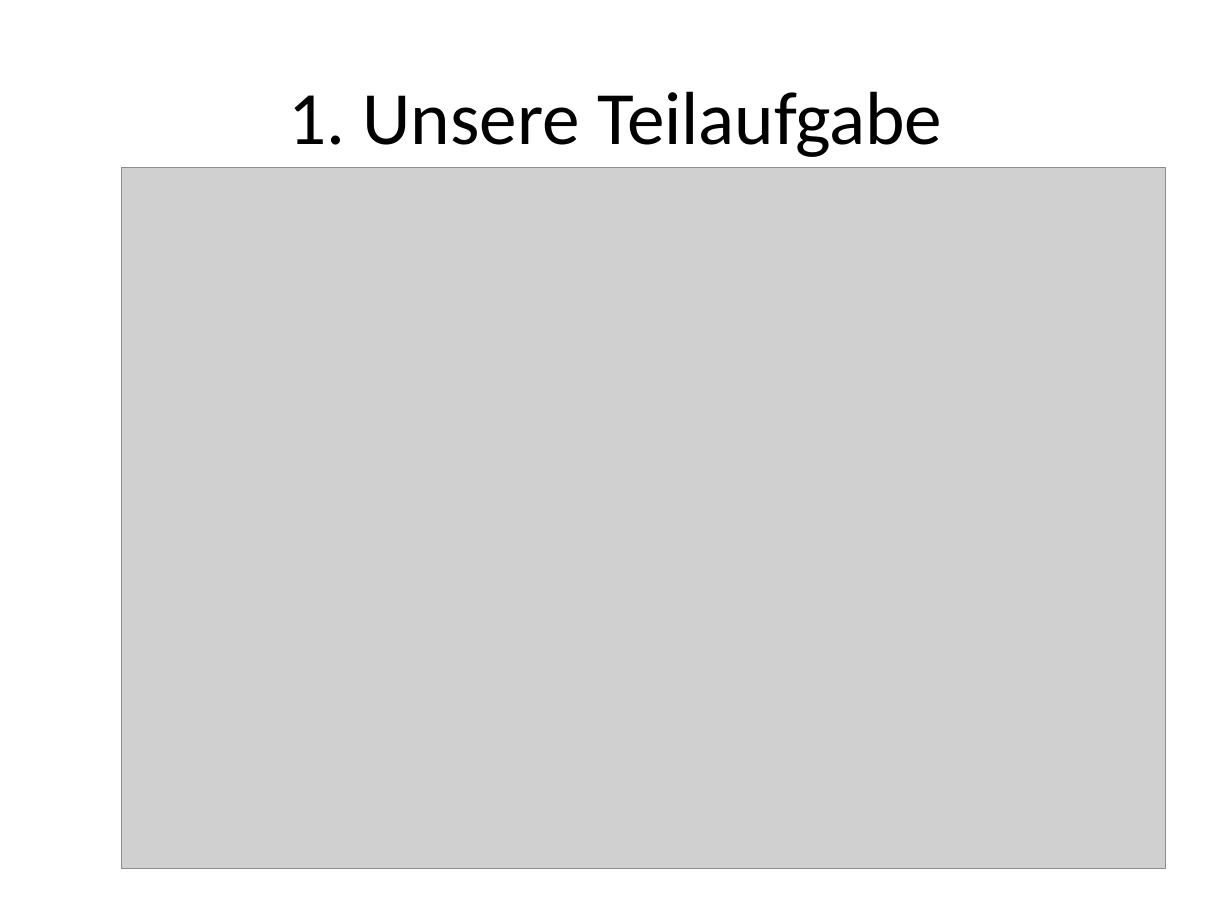
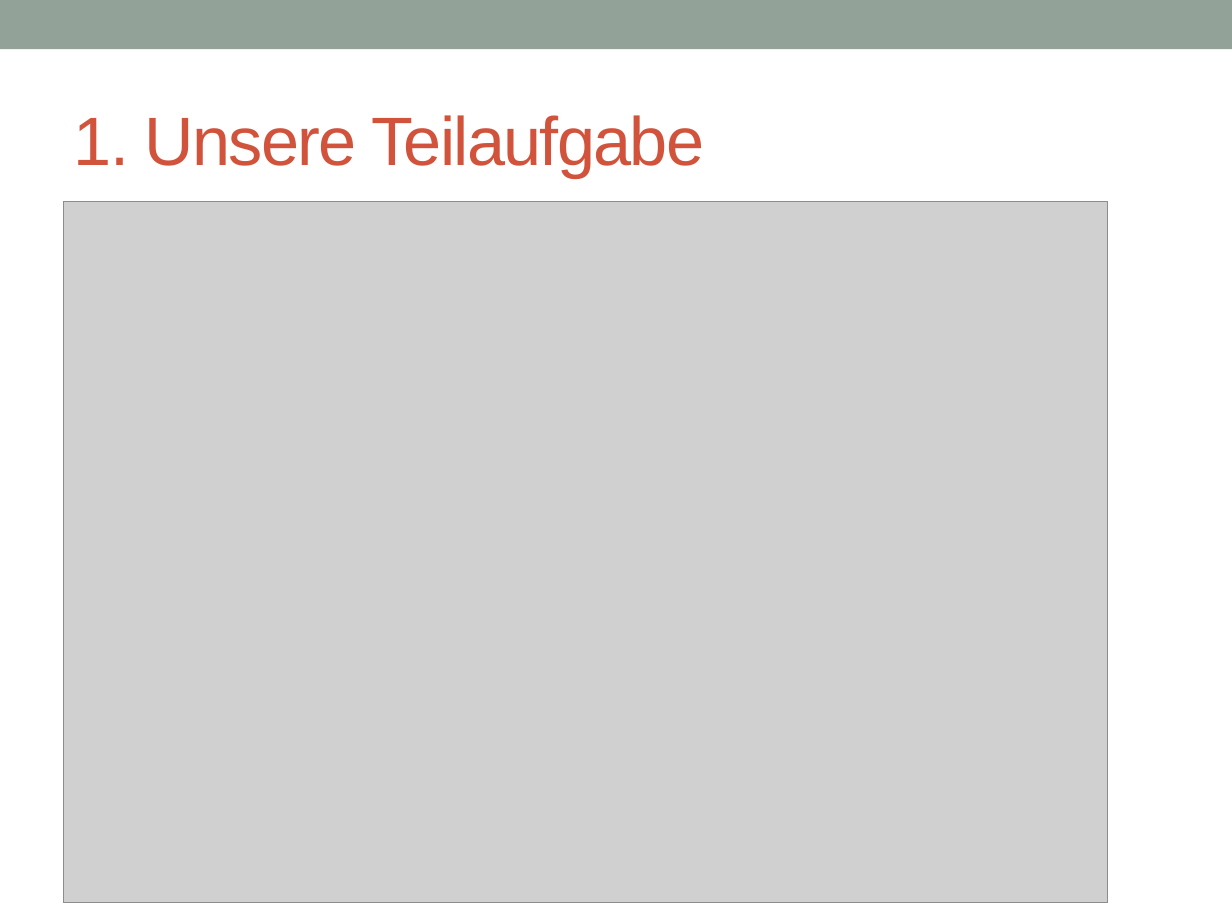
Before and after one commit to SWE-Projekt14/software-engineering, a slide deck: slide 4 of Präsentation/Softwareingeneering Präse V1.5.pptx. Drawn at 1232x924 pixels with LibreOffice and Linux fonts; fonts in the diff are those of the drawing; grey boxes stand for pictures. Boxes give left, top, right and bottom in pixels: in the first picture for what was removed or moved away, otherwise in the second. Text is boxed around its words. In the diff, an @@ line names an element or a change of style, - is before the commit and + after.

```diff
--- a/Präsentation/Softwareingeneering Präse V1.5.pptx
+++ b/Präsentation/Softwareingeneering Präse V1.5.pptx
@@ rectangle added at (x1=0, y1=0, x2=1232, y2=49), fill #93A299 @@
@@ title "1. Unsere Teilaufgabe" moved from (x1=289, y1=91, x2=942, y2=157) to (x1=74, y1=115, x2=704, y2=178) @@
@@ title "1. Unsere Teilaufgabe" at (x1=74, y1=115, x2=704, y2=178): size 44 to 40 pt, font Calibri to Arial, text colour #000000 to #D2533C, letter spacing 0 to -1 pt; alignment centre to left @@
@@ picture moved from (x1=121, y1=168, x2=1165, y2=869) to (x1=63, y1=201, x2=1108, y2=902) @@
```
Also in this commit, not shown: 11 other slides changed, 4 other files.
